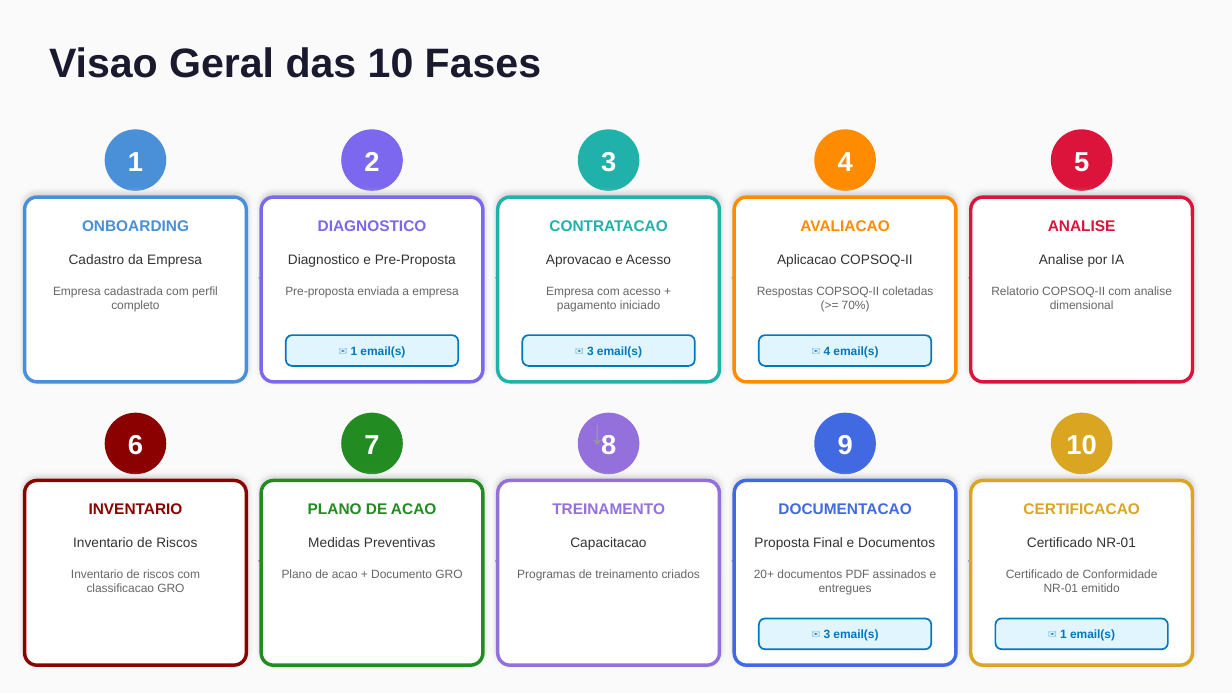
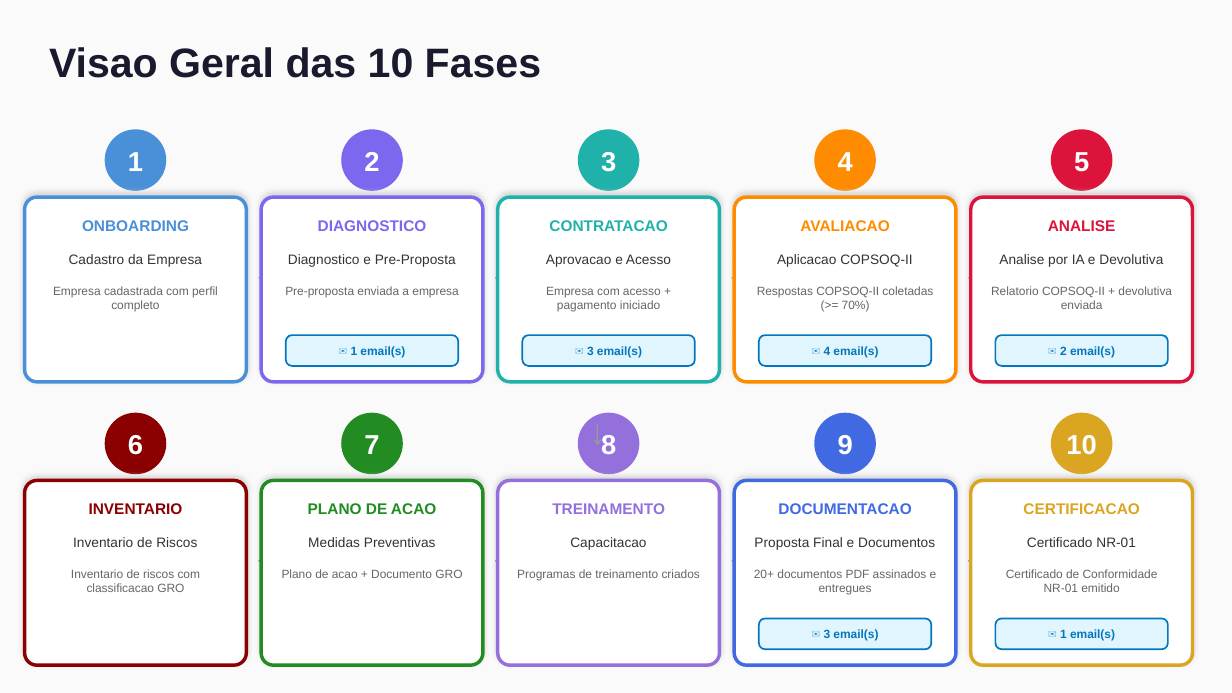
Before and after one commit to CarlosHonorato70/blackbelt-platform, a slide deck: slide 2 of docs/SamurAI_Fluxograma_NR01.pptx. Drawn at 1232x693 pixels with LibreOffice and Linux fonts; fonts in the diff are those of the drawing. Boxes give left, top, right and bottom in pixels: in the first picture for what was removed or moved away, otherwise in the second. Text is boxed around its words. In the diff, an @@ line names an element or a change of style, - is before the commit and + after.

```diff
--- a/docs/SamurAI_Fluxograma_NR01.pptx
+++ b/docs/SamurAI_Fluxograma_NR01.pptx
@@ text at [999, 254, 1163, 267]: text changed @@
-Analise por IA
+Analise por IA e Devolutiva
@@ text at [991, 286, 1172, 309]: text changed @@
-Relatorio COPSOQ-II com analise dimensional
+Relatorio COPSOQ-II + devolutiva enviada
@@ rounded rectangle added at [995, 335, 1168, 366], fill #E1F5FE, outline #0277BD 1 pt @@
@@ text added at [1060, 346, 1115, 357], 7 pt, text #0277BD, bold @@
+✉ 2 email(s)
```
Also in this commit, not shown: 1 other slide changed, 4 other files.
